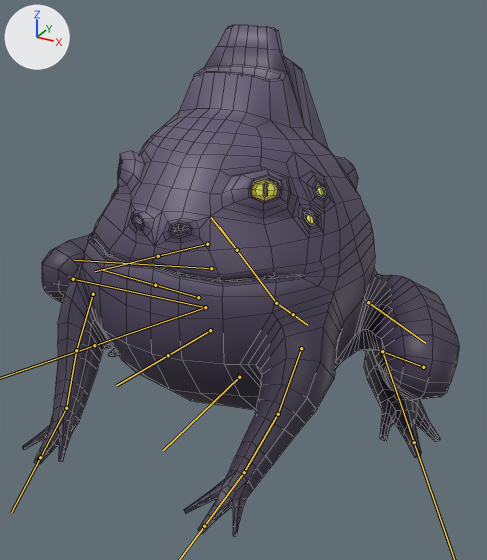
The FBX model Assets/Animation/Boss01/A_Boss01_Collide01.fbx: old version first, new version second.
The view is the same before and after, from a 50 mm camera at (3.11, -5.58, 3.97) aimed at (0.14, -0.17, 1.26). Every picture has the same lights, and +X, +Y and +Z are marked at upper left. The bones that bend it are drawn over the model as lines. Mesh edges are drawn as thin lines.

The first picture shows 'MS_Boss01_Default01'.
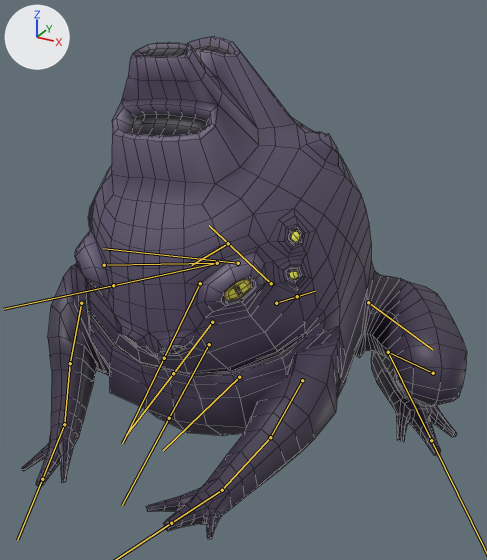
The newer file adds an action. The first version stands in its rest pose; the second is drawn at frame 2 of the action 'A_Boss01_Collide02'.

Edits to the scene script, one JSON object a line:
```json
{"block": "bone_hips", "where": "bone_hips = bpy.data.objects['Boss_Armature'].pose.bones['Hips']  # child of 'Root'"}
{"op": "set", "path": "bone_hips.rotation_quaternion", "old": "(1.0, 0.0, 0.0, 0.0)", "new": "(0.981, 0.193, 0.0, 0.0)", "note": "degrees (0, 0, 0) -> degrees (22, 0, 0)"}
{"block": "bone_thigh_l", "where": "bone_thigh_l = bpy.data.objects['Boss_Armature'].pose.bones['Thigh.L']  # child of 'Root'"}
{"op": "set", "path": "bone_thigh_l.rotation_quaternion", "old": "(1.0, 0.0, 0.0, 0.0)", "new": "(0.998, 0.019, 0.062, -0.017)", "note": "degrees (0, 0, 0) -> degrees (2, 7, -2)"}
{"block": "bone_calf_l", "where": "bone_calf_l = bpy.data.objects['Boss_Armature'].pose.bones['Calf.L']  # child of 'Thigh.L'"}
{"op": "set", "path": "bone_calf_l.rotation_quaternion", "old": "(1.0, 0.0, 0.0, 0.0)", "new": "(1.0, -0.014, 0.0, 0.0)", "note": "degrees (0, 0, 0) -> degrees (-2, 0, 0)"}
{"block": "bone_toe_l", "where": "bone_toe_l = bpy.data.objects['Boss_Armature'].pose.bones['Toe.L']  # child of 'Calf.L'"}
{"op": "set", "path": "bone_toe_l.rotation_quaternion", "old": "(1.0, 0.0, 0.0, 0.0)", "new": "(1.0, -0.015, -0.01, -0.001)", "note": "degrees (0, 0, 0) -> degrees (-2, -1, 0)"}
{"block": "bone_thigh_r", "where": "bone_thigh_r = bpy.data.objects['Boss_Armature'].pose.bones['Thigh.R']  # child of 'Root'"}
{"op": "set", "path": "bone_thigh_r.location", "old": "(0.0, 0.0, 0.0)", "new": "(-0.02, -0.37, -0.09)"}
{"op": "set", "path": "bone_thigh_r.rotation_quaternion", "old": "(1.0, 0.0, 0.0, 0.0)", "new": "(0.967, 0.068, -0.036, 0.242)", "note": "degrees (0, 0, 0) -> degrees (7, -6, 28)"}
{"block": "bone_calf_r", "where": "bone_calf_r = bpy.data.objects['Boss_Armature'].pose.bones['Calf.R']  # child of 'Thigh.R'"}
{"op": "set", "path": "bone_calf_r.rotation_quaternion", "old": "(1.0, 0.0, 0.0, 0.0)", "new": "(0.952, 0.015, -0.058, 0.3)", "note": "degrees (0, 0, 0) -> degrees (0, -7, 35)"}
{"block": "bone_toe_r", "where": "bone_toe_r = bpy.data.objects['Boss_Armature'].pose.bones['Toe.R']  # child of 'Calf.R'"}
{"op": "set", "path": "bone_toe_r.rotation_quaternion", "old": "(1.0, 0.0, 0.0, 0.0)", "new": "(0.975, -0.078, 0.079, 0.192)", "note": "degrees (0, 0, 0) -> degrees (-7, 11, 22)"}
{"block": "bone_spine_01", "where": "bone_spine_01 = bpy.data.objects['Boss_Armature'].pose.bones['Spine.01']"}
{"op": "set", "path": "bone_spine_01.location", "old": "(0.0, 0.0, 0.0)", "new": "(0.0, 0.34, -0.1)"}
{"op": "set", "path": "bone_spine_01.rotation_quaternion", "old": "(1.0, 0.0, 0.0, 0.0)", "new": "(0.997, 0.068, 0.022, -0.023)", "note": "degrees (0, 0, 0) -> degrees (8, 3, -2)"}
{"block": "bone_bicep_l", "where": "bone_bicep_l = bpy.data.objects['Boss_Armature'].pose.bones['Bicep.L']  # child of 'Spine.01'"}
{"op": "set", "path": "bone_bicep_l.location", "old": "(0.0, 0.0, 0.0)", "new": "(0.07, 0.21, -0.16)"}
{"op": "set", "path": "bone_bicep_l.rotation_quaternion", "old": "(1.0, 0.0, 0.0, 0.0)", "new": "(0.936, -0.352, 0.017, 0.004)", "note": "degrees (0, 0, 0) -> degrees (-41, 2, 0)"}
{"block": "bone_foream_l", "where": "bone_foream_l = bpy.data.objects['Boss_Armature'].pose.bones['Foream.L']  # child of 'Bicep.L'"}
{"op": "set", "path": "bone_foream_l.rotation_quaternion", "old": "(1.0, 0.0, 0.0, 0.0)", "new": "(1.0, -0.022, 0.006, 0.0)", "note": "degrees (0, 0, 0) -> degrees (-3, 1, 0)"}
{"block": "bone_bicep_r", "where": "bone_bicep_r = bpy.data.objects['Boss_Armature'].pose.bones['Bicep.R']  # child of 'Spine.01'"}
{"op": "set", "path": "bone_bicep_r.rotation_quaternion", "old": "(1.0, 0.0, 0.0, 0.0)", "new": "(1.0, -0.013, -0.001, 0.0)", "note": "degrees (0, 0, 0) -> degrees (-1, 0, 0)"}
{"block": "bone_foream_r", "where": "bone_foream_r = bpy.data.objects['Boss_Armature'].pose.bones['Foream.R']  # child of 'Bicep.R'"}
{"op": "set", "path": "bone_foream_r.rotation_quaternion", "old": "(1.0, 0.0, 0.0, 0.0)", "new": "(1.0, -0.022, -0.006, 0.0)", "note": "degrees (0, 0, 0) -> degrees (-3, -1, 0)"}
{"block": "bone_spine_02", "where": "bone_spine_02 = bpy.data.objects['Boss_Armature'].pose.bones['Spine.02']  # child of 'Spine.01'"}
{"op": "set", "path": "bone_spine_02.rotation_quaternion", "old": "(1.0, 0.0, 0.0, 0.0)", "new": "(0.954, 0.298, 0.016, 0.014)", "note": "degrees (0, 0, 0) -> degrees (35, 1, 2)"}
{"block": "bone_throat", "where": "bone_throat = bpy.data.objects['Boss_Armature'].pose.bones['Throat']  # child of 'Spine.01'"}
{"op": "set", "path": "bone_throat.location", "old": "(0.0, 0.0, 0.0)", "new": "(0.0, 0.0, 0.15)"}
{"op": "set", "path": "bone_throat.rotation_quaternion", "old": "(1.0, 0.0, 0.0, 0.0)", "new": "(0.979, 0.202, 0.013, 0.0)", "note": "degrees (0, 0, 0) -> degrees (23, 2, 0)"}
{"op": "set", "path": "bone_throat.scale", "old": "(1.0, 1.0, 1.0)", "new": "(1.17, 1.17, 1.17)"}
```

Where the change shows, as pixel boxes (x1, y1, x2, y2) in the pictures (487 x 560 px):
```json
{"object": "MS_Boss01_Default01", "change": "posed", "before": [22, 25, 459, 536], "after": [22, 37, 467, 539]}
{"bone": "Hips", "before": "(276, 303) to (293, 314)", "after": "(276, 303) to (297, 296)"}
{"bone": "Thigh.L", "before": "(368, 302) to (425, 343)", "after": "(368, 302) to (432, 349)"}
{"bone": "Calf.L", "before": "(423, 367) to (382, 351)", "after": "(433, 373) to (388, 352)"}
{"bone": "Toe.L", "before": "(382, 351) to (414, 442)", "after": "(388, 352) to (431, 440)"}
{"bone": "Thigh.R", "before": "(211, 268) to (74, 260)", "after": "(238, 263) to (103, 248)"}
{"bone": "Calf.R", "before": "(73, 279) to (205, 307)", "after": "(104, 265) to (217, 263)"}
{"bone": "Toe.R", "before": "(205, 307) to (94, 345)", "after": "(217, 263) to (113, 285)"}
{"bone": "Spine.01", "before": "(276, 303) to (219, 227)", "after": "(271, 283) to (209, 225)"}
{"bone": "Bicep.L", "before": "(301, 348) to (278, 414)", "after": "(302, 380) to (270, 437)"}
{"bone": "Foream.L", "before": "(278, 414) to (244, 472)", "after": "(270, 437) to (222, 490)"}
{"bone": "Bicep.R", "before": "(93, 294) to (76, 350)", "after": "(81, 303) to (70, 363)"}
{"bone": "Foream.R", "before": "(76, 350) to (66, 408)", "after": "(70, 363) to (64, 424)"}
{"bone": "Spine.02", "before": "(237, 250) to (211, 217)", "after": "(228, 243) to (192, 265)"}
{"bone": "Throat", "before": "(210, 330) to (168, 355)", "after": "(209, 344) to (169, 418)"}
```
